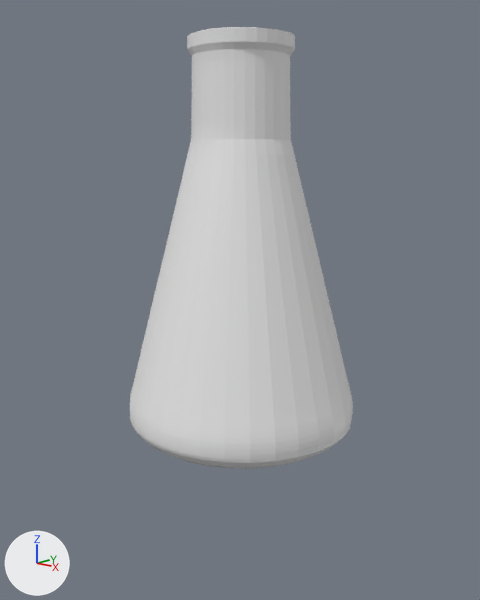
The Blender file Aruzhan/kolba2.blend, before and after one commit.
The view is the same before and after, from a 50 mm camera at (5.2, -4.48, 4.22) aimed at (1.05, 0.25, 2.85). The lights are fixed; the arrows at lower left show +X, +Y and +Z.
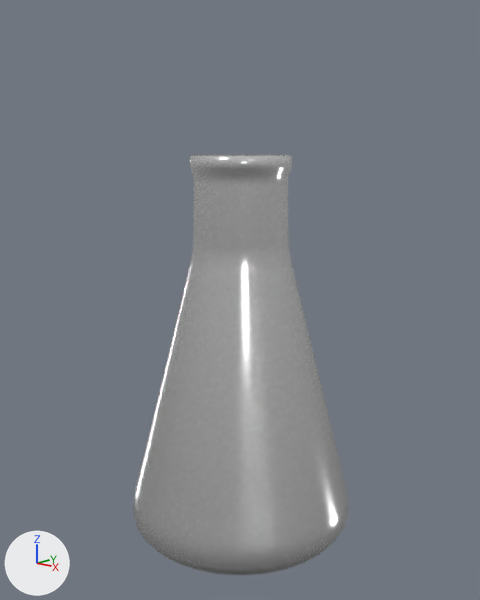
Location of each change, [x1, y1, x2, y2] in pixels of the pictures (480 x 600 px):
'Circle', recoloured, moved, turned: before [130, 27, 353, 469]; after [133, 155, 348, 575]

Diff of the bpy script that builds the scene:
```diff
--- a/Aruzhan/kolba2.blend.py
+++ b/Aruzhan/kolba2.blend.py
@@ mat_material_001 @@
+mat_material_001 = bpy.data.materials.new('Material.001')
+# nodes: BsdfPrincipled, OutputMaterial, Value
@@ me_circle @@
 me_circle.from_pydata(...)  # 6272 vertices, 6212 faces; spans x -0.99..0.99, y -0.98..0.98, z -0.01..3.34
+me_circle.materials.append(mat_material_001)
@@ ob_circle @@
 ob_circle = bpy.data.objects.new('Circle', me_circle)
-ob_circle.location = (1.06, 0.26, 1.53)
+ob_circle.location = (1.06, 0.26, 0.5)
+ob_circle.rotation_euler = (0.0, 0.0, 2.095)  # degrees (0, 0, 120)
 ob_circle.scale = (1.12, 1.12, 1.12)
```
